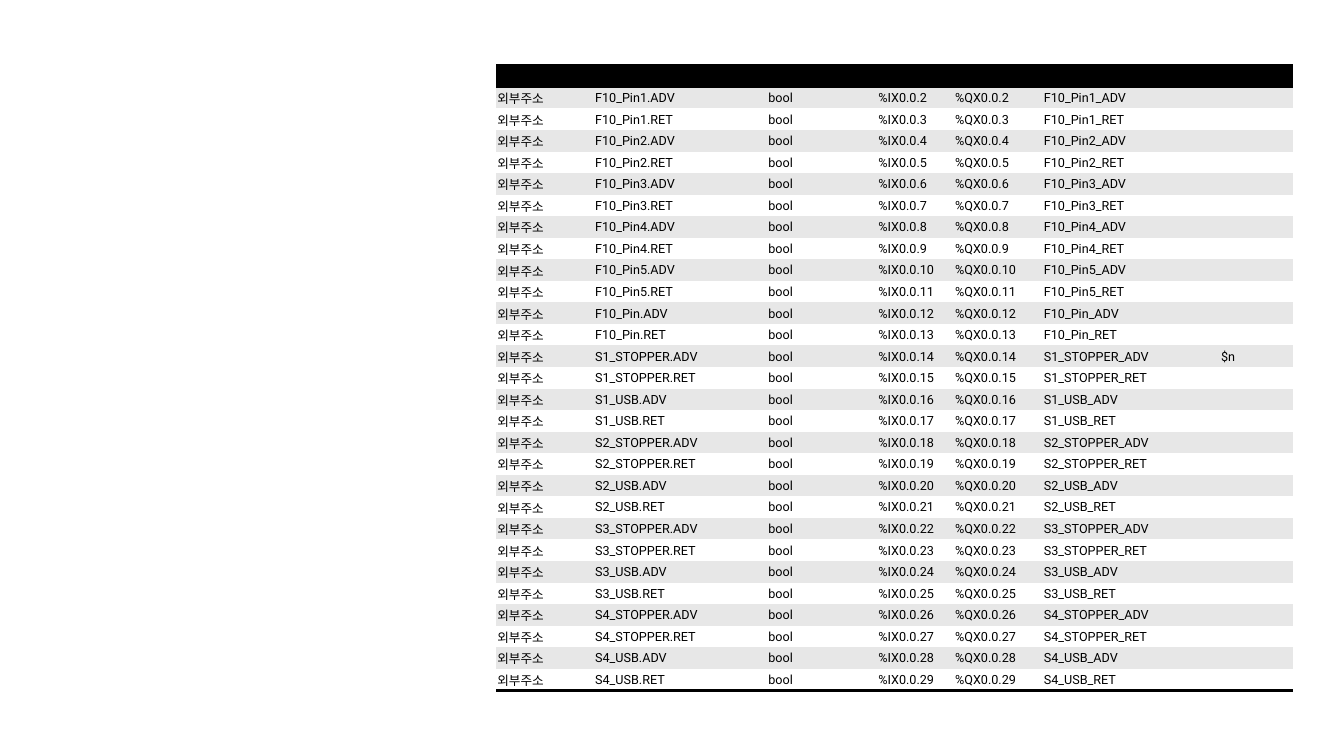
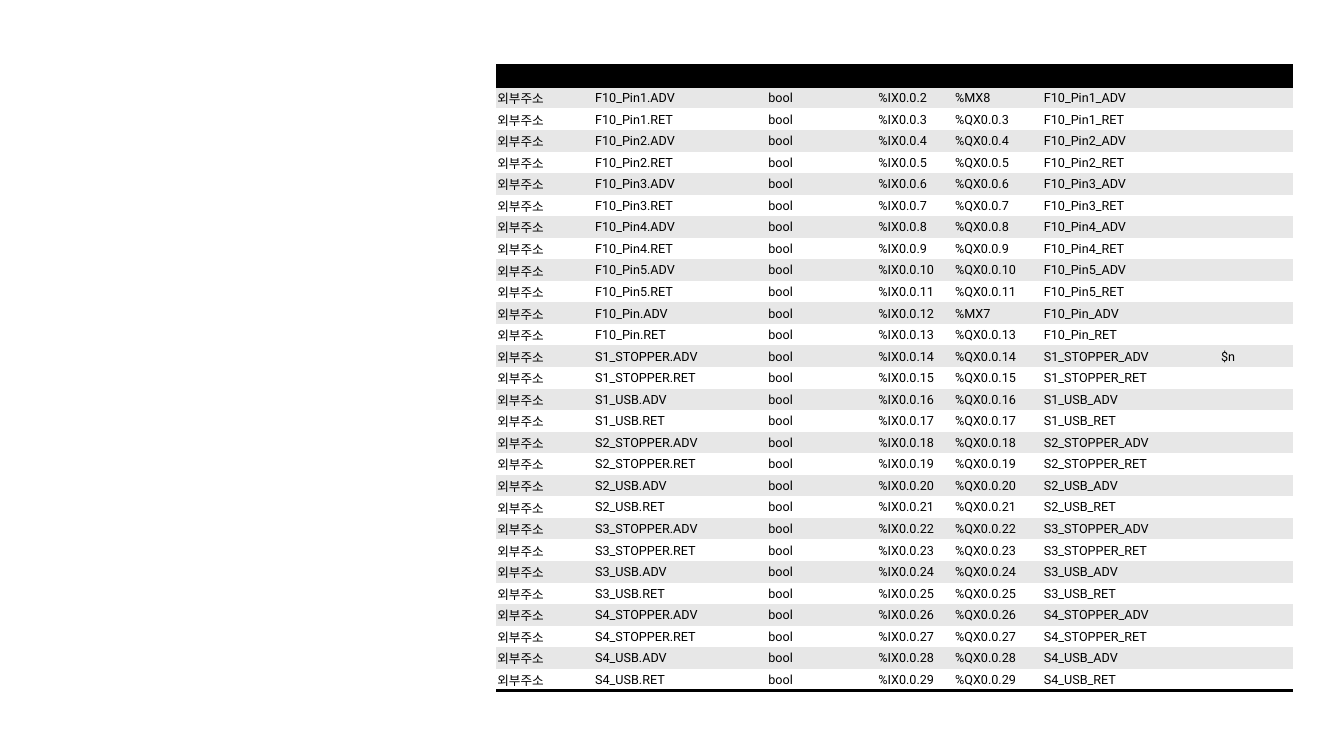
Before and after one commit to DualsoftDev/ds, a slide deck: slide 1 of DsDotNet/src/UnitTest/UnitTest.Model/ImportOfficeExample/Sample/KIT.pptx. Drawn at 1344x756 pixels with LibreOffice and Linux fonts; fonts in the diff are those of the drawing. Boxes give left, top, right and bottom in pixels: in the first picture for what was removed or moved away, otherwise in the second. Text is boxed around its words. In the diff, an @@ line names an element or a change of style, - is before the commit and + after.

```diff
--- a/DsDotNet/src/UnitTest/UnitTest.Model/ImportOfficeExample/Sample/KIT.pptx
+++ b/DsDotNet/src/UnitTest/UnitTest.Model/ImportOfficeExample/Sample/KIT.pptx
@@ table at [496,66,1293,691] @@
-row 2, column 5: %QX0.0.2
+row 2, column 5: %MX8
-row 12, column 5: %QX0.0.12
+row 12, column 5: %MX7
```
Also in this commit, not shown: 25 other files.
